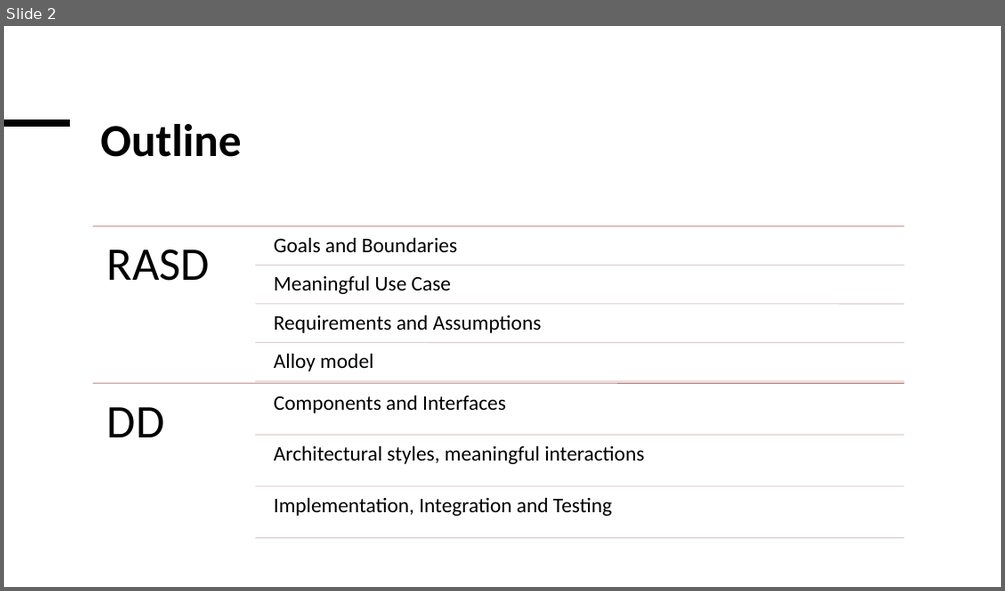
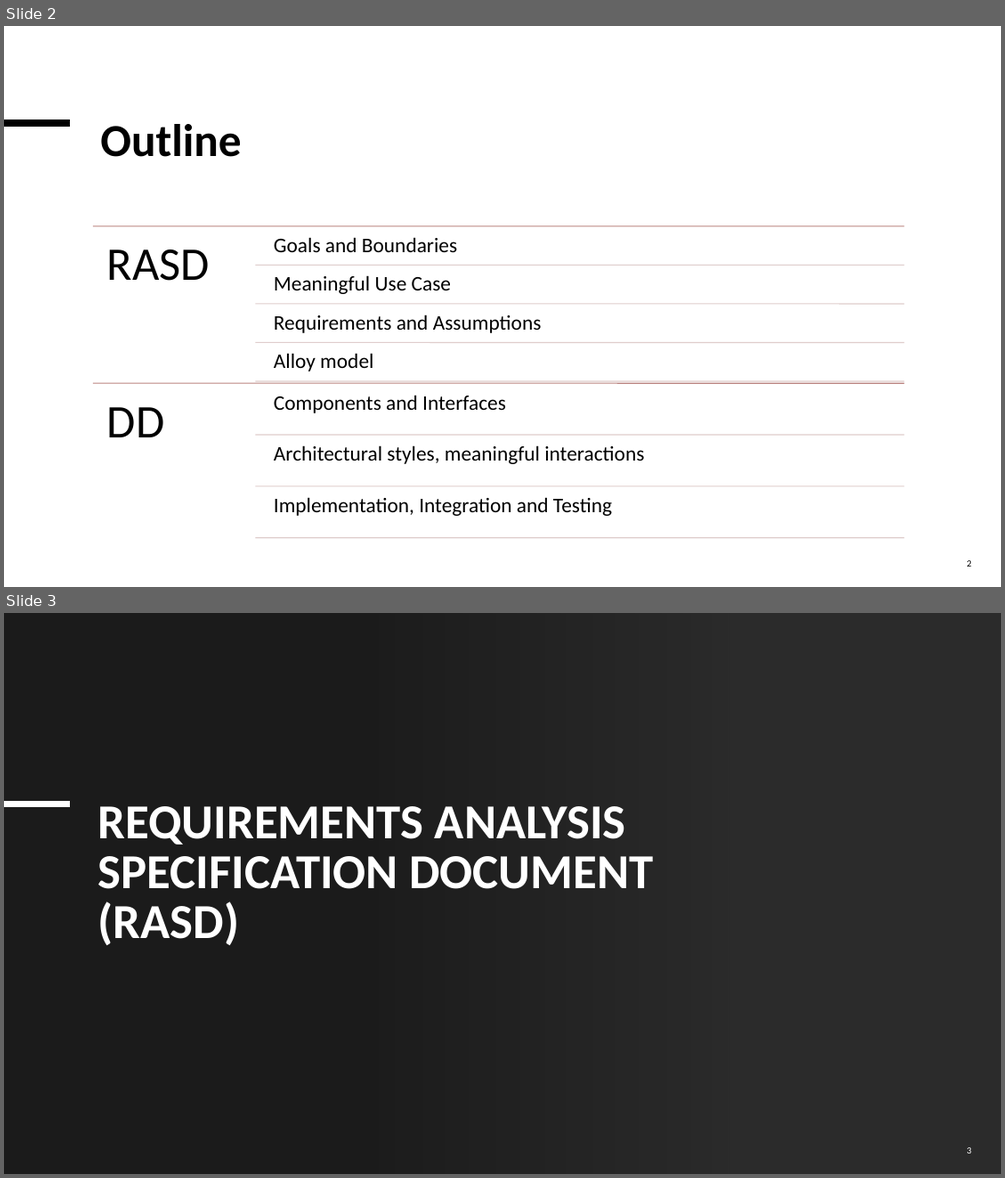
Before and after one commit to EdinZiga/DimicTatalovicZiga, a slide deck: Presentation/Presentation.pptx. Shown one above the other, each under a label of ours: slide 2 before the commit, slides 2 and 3 after it. The pictures are 1005x591 and 1005x1178 pixels, drawn with LibreOffice and Linux fonts; fonts in the diff are those of the drawing; background and template pictures are left out; a plain dark background stands for a picture behind light text. Boxes give left, top, right and bottom in pixels: in the first picture for what was removed or moved away, otherwise in the second. Text is boxed around its words. In the diff, an @@ line names an element or a change of style, - is before the commit and + after.

```diff
--- a/Presentation/Presentation.pptx
+++ b/Presentation/Presentation.pptx
@@ slide 3 added at <box>4,613,1001,1174</box>, background picture (left out) @@
@@ rectangle added at <box>4,613,1001,1174</box>, fill #FFFFFF @@
@@ rectangle added at <box>4,613,730,1174</box>, fill gradient #000000 @@
@@ line added from (4, 710) to (70, 710), #000000 6.75 pt @@
@@ line added from (4, 803) to (70, 803), #FFFFFF 6.75 pt @@
@@ title added at <box>98,806,653,945</box>, 47 pt, text #FFFFFF, bold @@
+REQUIREMENTS ANALYSIS SPECIFICATION DOCUMENT (RASD)
@@ page number added at <box>967,1147,971,1153</box>, 9 pt, text #FFFFFF @@
+3
@@ slide 2 changed as well @@
@@ page number added at <box>967,560,971,566</box>, 9 pt, text #000000 @@
+2
```
Also in this commit, not shown: 16 other slides changed, 2 other slides added, 1 other file.
